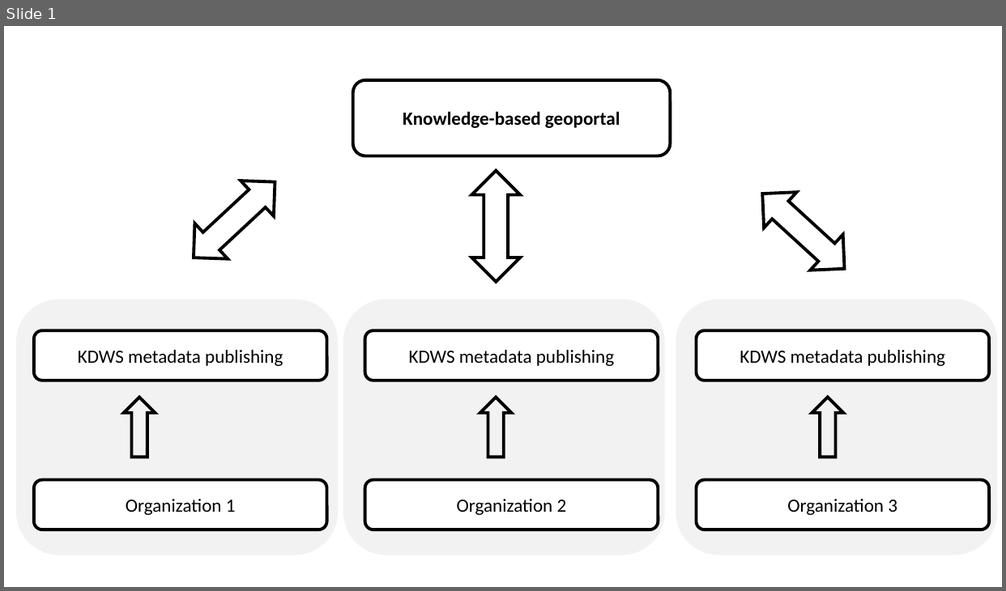
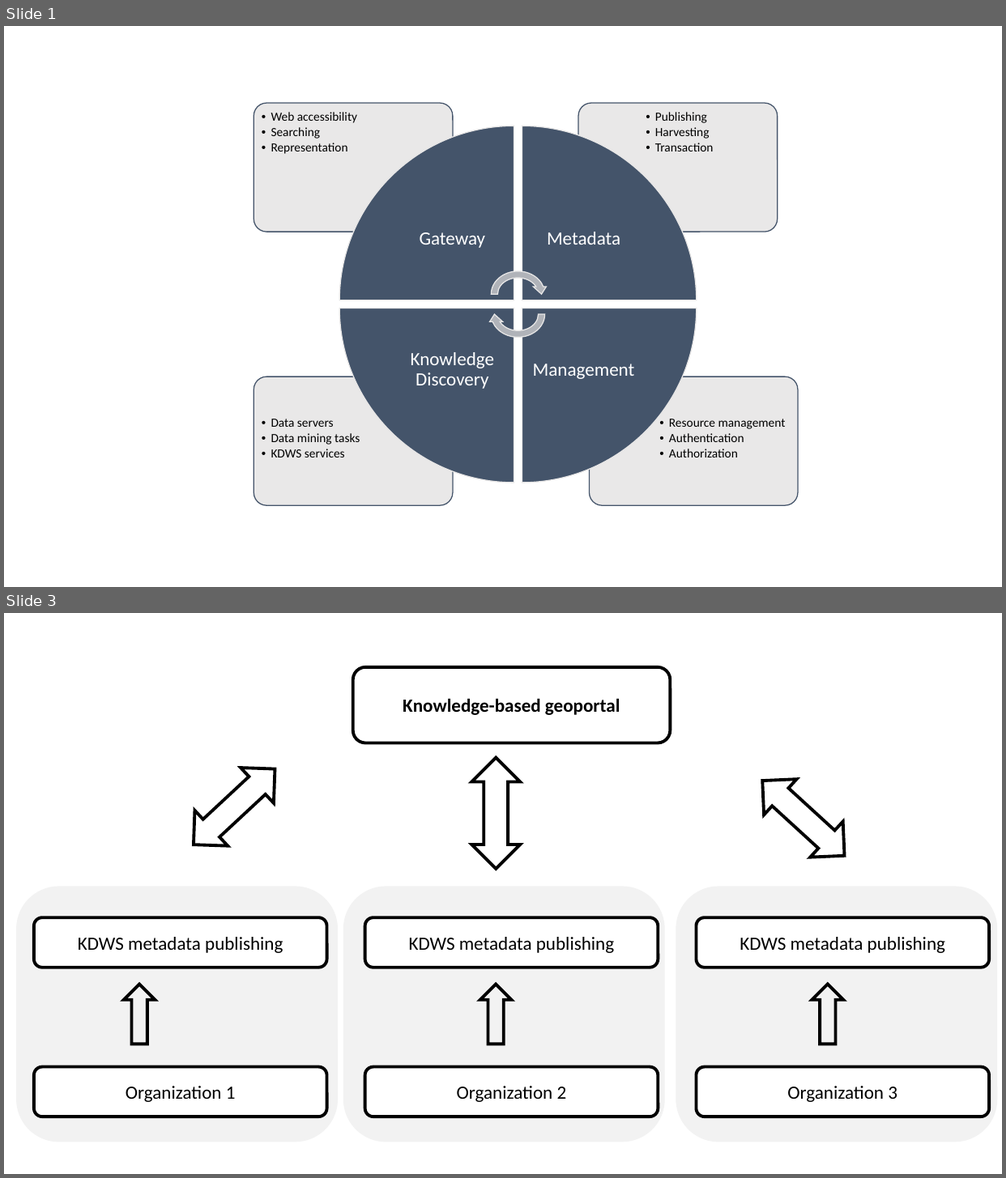
Before and after one commit to mortezaomidi/geoportal, a slide deck: docs/figures.pptx. Shown one above the other, each under a label of ours: slide 1 before the commit, slides 1 and 3 after it; the slides between them are not shown. The pictures are 1006x591 and 1006x1178 pixels, drawn with LibreOffice and Linux fonts; fonts in the diff are those of the drawing. Boxes give left, top, right and bottom in pixels: in the first picture for what was removed or moved away, otherwise in the second. Text is boxed around its words. In the diff, an @@ line names an element or a change of style, - is before the commit and + after.

```diff
--- a/docs/figures.pptx
+++ b/docs/figures.pptx
@@ slide 1 added at <box>4,26,1002,587</box>, background #FFFFFF @@
@@ group added at <box>254,103,799,506</box>: 8 texts, 4 rounded rectangles, 4 pie wedges, 2 circular arrows @@
+  •• Resource management
+  •• Authentication
+  •• Authorization
+  •• Data servers
+  •• Data mining tasks
+  •• KDWS services
+  •• Publishing
+  •• Harvesting
+  •• Transaction
+  •• Web accessibility
+  •• Searching
+  •• Representation
+Gateway
+Metadata
+Management
+Knowledge Discovery
@@ what was slide 1 is now slide 3 @@
```
Also in this commit, not shown: 1 other slide added, 3 other files.
